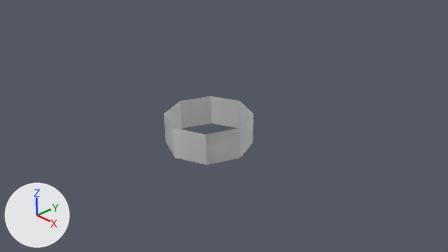
Renders of the Blender file arm9/art/whistle.blend from each side of a commit.
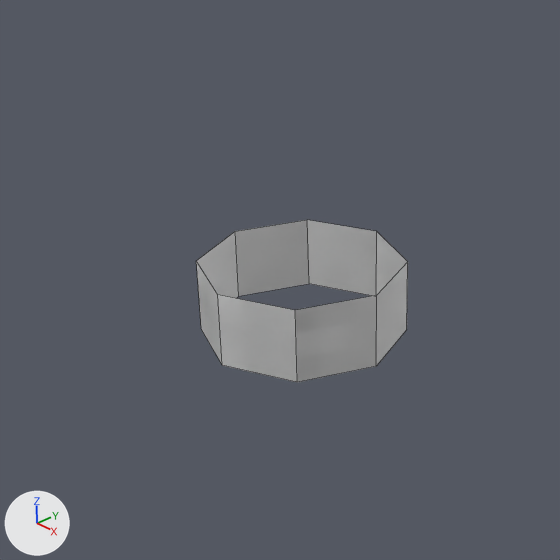
Each version appears first from the file's camera 'Camera', and next in a close-up on the part from 18% to 71% of the width and 1% to 95% of the height. The axes (+X, +Y, +Z) are drawn at lower left. The lights are the same throughout. The close-ups show mesh edges as thin lines.
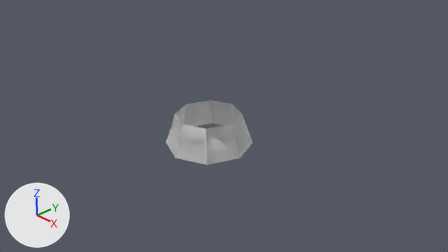
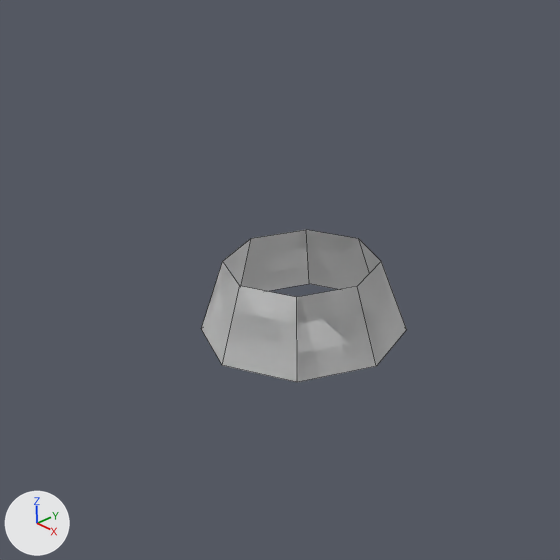
The change, as a diff of the scene's bpy script:
```diff
--- a/arm9/art/whistle.blend.py
+++ b/arm9/art/whistle.blend.py
@@ me_cylinder_001 @@
 me_cylinder_001.from_pydata(...)  # 32 vertices, 16 faces; spans x -1.0..1.0, y -1.0..1.0, z 0.0..0.73
 # used by ob_cylinder; location = (0.0, 0.0, 0.0)
+# me_cylinder_001 part 1: all 16 vertices in x -1.0..1.0, y -1.0..1.0, z 0.73 are scaled about their middle by (0.75, 0.75, 1)
 me_cylinder_001.materials.append(mat_whistle)
```

What differs and where, as boxes (x1, y1, x2, y2) in the close-ups (560 x 560 px):
'Cylinder', reshaped (6% shorter)
    before: (196, 220, 408, 382)
    after: (201, 230, 407, 382)
